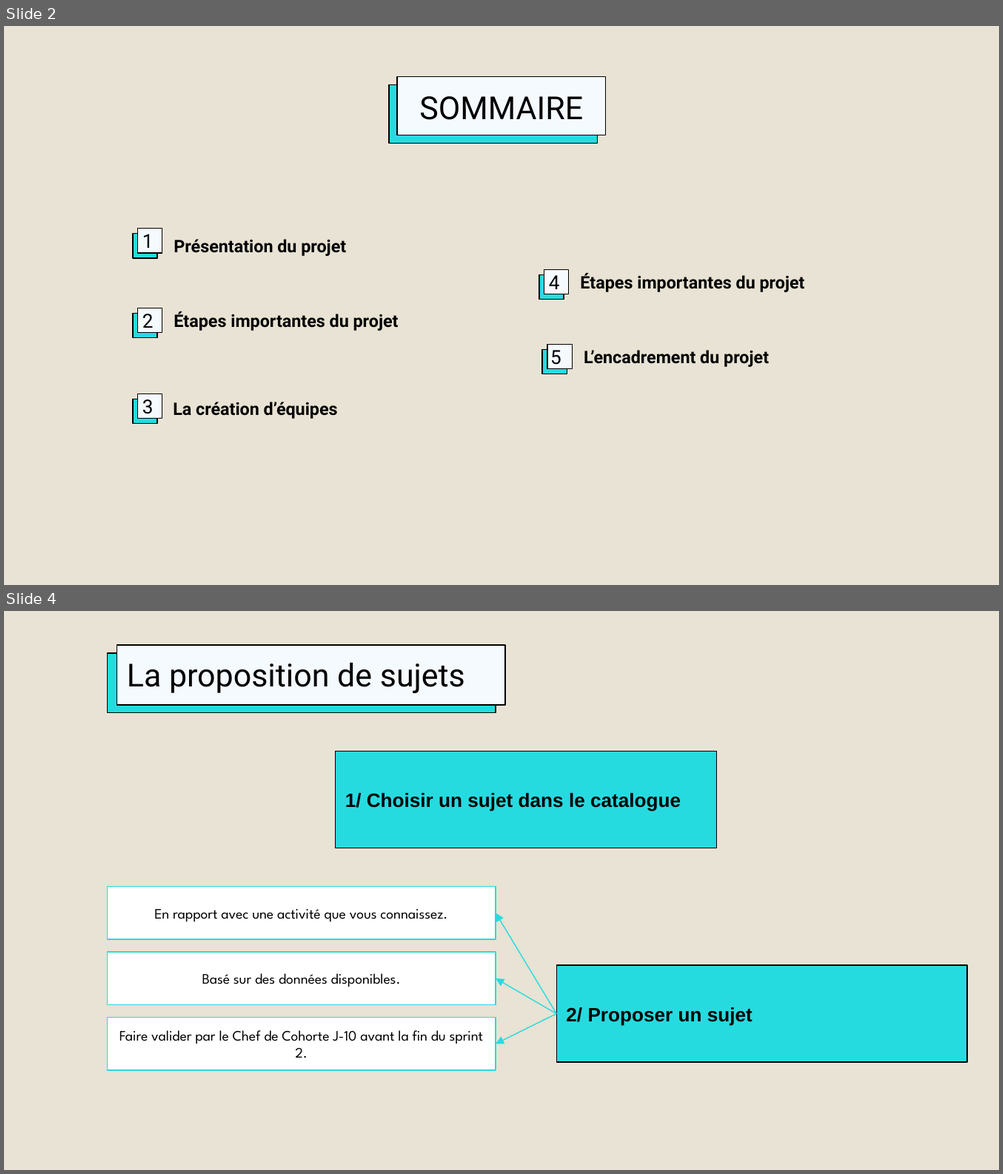
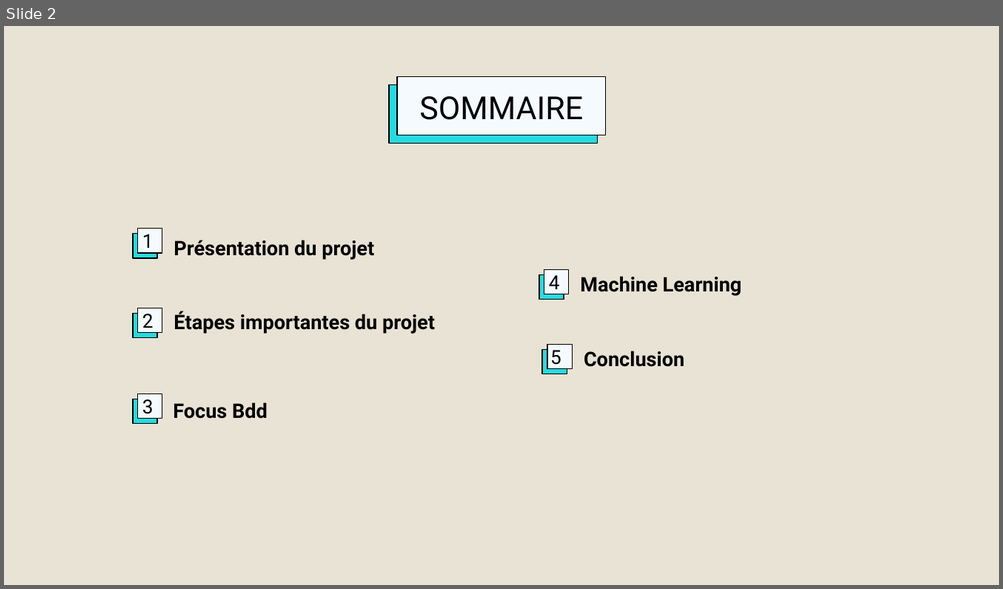
Before and after one commit to DataScientest-Studio/CDE-NOV23-OPA, a slide deck: docs/Projet OPA - CryptoBot avec Binance.odp. Shown one above the other, each under a label of ours: slides 2 and 4 before the commit, slide 2 after it; the slides between them are not shown. The pictures are 1003x1174 and 1003x589 pixels, drawn with LibreOffice and Linux fonts; fonts in the diff are those of the drawing; background and template pictures are left out. Boxes give left, top, right and bottom in pixels: in the first picture for what was removed or moved away, otherwise in the second. Text is boxed around its words. In the diff, an @@ line names an element or a change of style, - is before the commit and + after.

```diff
--- a/docs/Projet OPA - CryptoBot avec Binance.odp
+++ b/docs/Projet OPA - CryptoBot avec Binance.odp
@@ slide 4 removed at [4, 611, 999, 1170], background #E8E3D4 @@
@@ rectangle removed at [108, 652, 495, 712] @@
@@ title removed at [116, 645, 504, 704] @@
-La proposition de sujets
@@ rectangle removed at [336, 752, 716, 849] @@
-1/ Choisir un sujet dans le catalogue
@@ rectangle removed at [108, 886, 495, 940] @@
-En rapport avec une activité que vous connaissez.
@@ arrow removed from (556, 1014) to (495, 914) @@
@@ rectangle removed at [108, 952, 495, 1005] @@
-Basé sur des données disponibles.
@@ rectangle removed at [556, 965, 967, 1062] @@
-2/ Proposer un sujet
@@ arrow removed from (556, 1014) to (495, 979) @@
@@ rectangle removed at [108, 1018, 495, 1071] @@
-Faire valider par le Chef de Cohorte J-10 avant la fin du sprint 2.
@@ arrow removed from (556, 1014) to (495, 1045) @@
@@ slide 2 changed as well @@
@@ text "Présentation du projet" at [173, 240, 374, 260]: size 12.5 to 14.5 pt @@
@@ text at [580, 276, 742, 296]: text changed; size 12.5 to 14.5 pt @@
-Étapes importantes du projet
+Machine Learning
@@ text "Étapes importantes du projet" at [173, 312, 435, 334]: size 12.5 to 14.5 pt @@
@@ text at [583, 351, 684, 367]: text changed; size 12.5 to 14.5 pt @@
-L’encadrement du projet
+Conclusion
@@ text at [173, 403, 267, 419]: text changed; size 12.5 to 14.5 pt @@
-La création d’équipes
+Focus Bdd
```
Also in this commit, not shown: 9 other slides changed, 10 slides added, 4 other slides removed, 4 other files.
